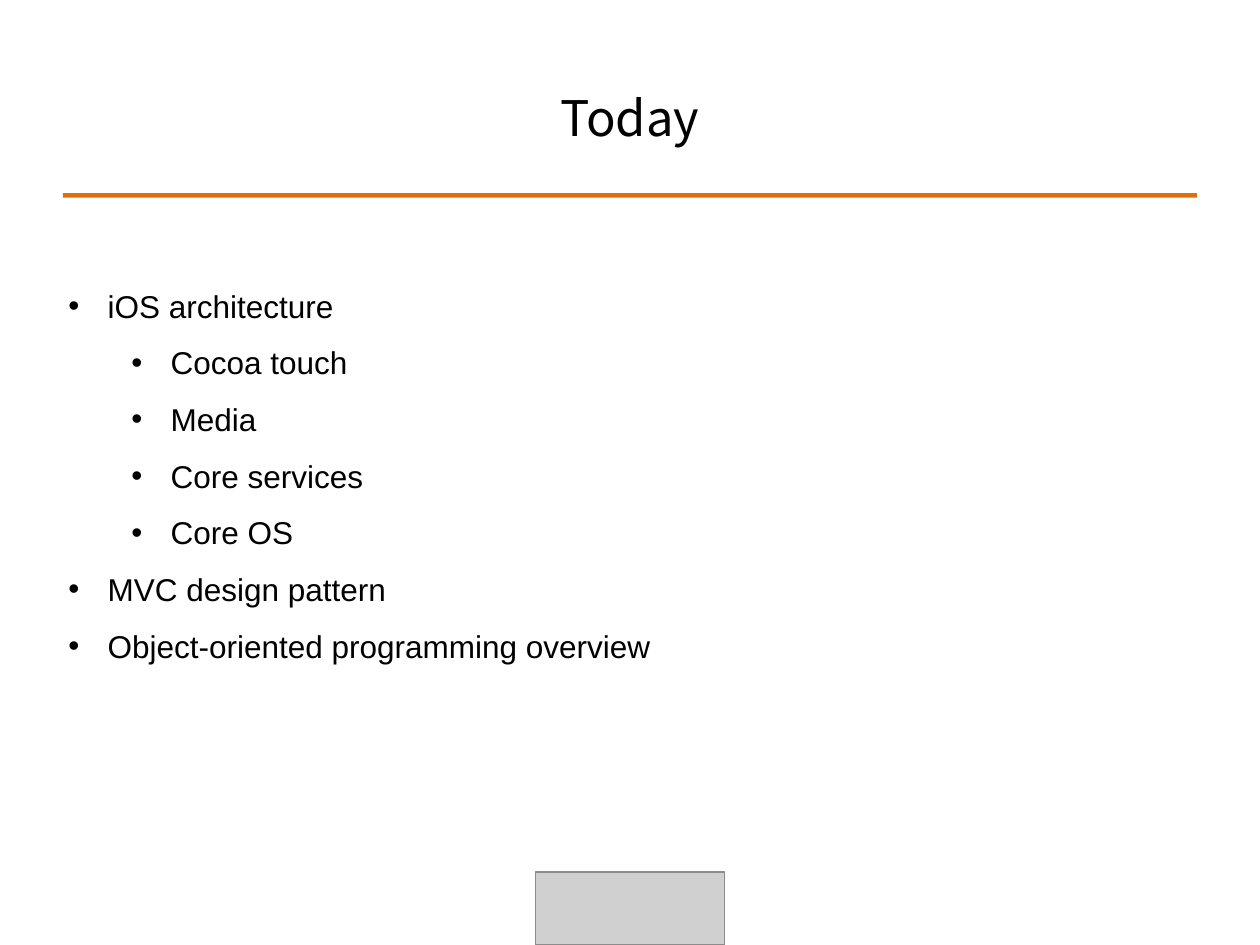
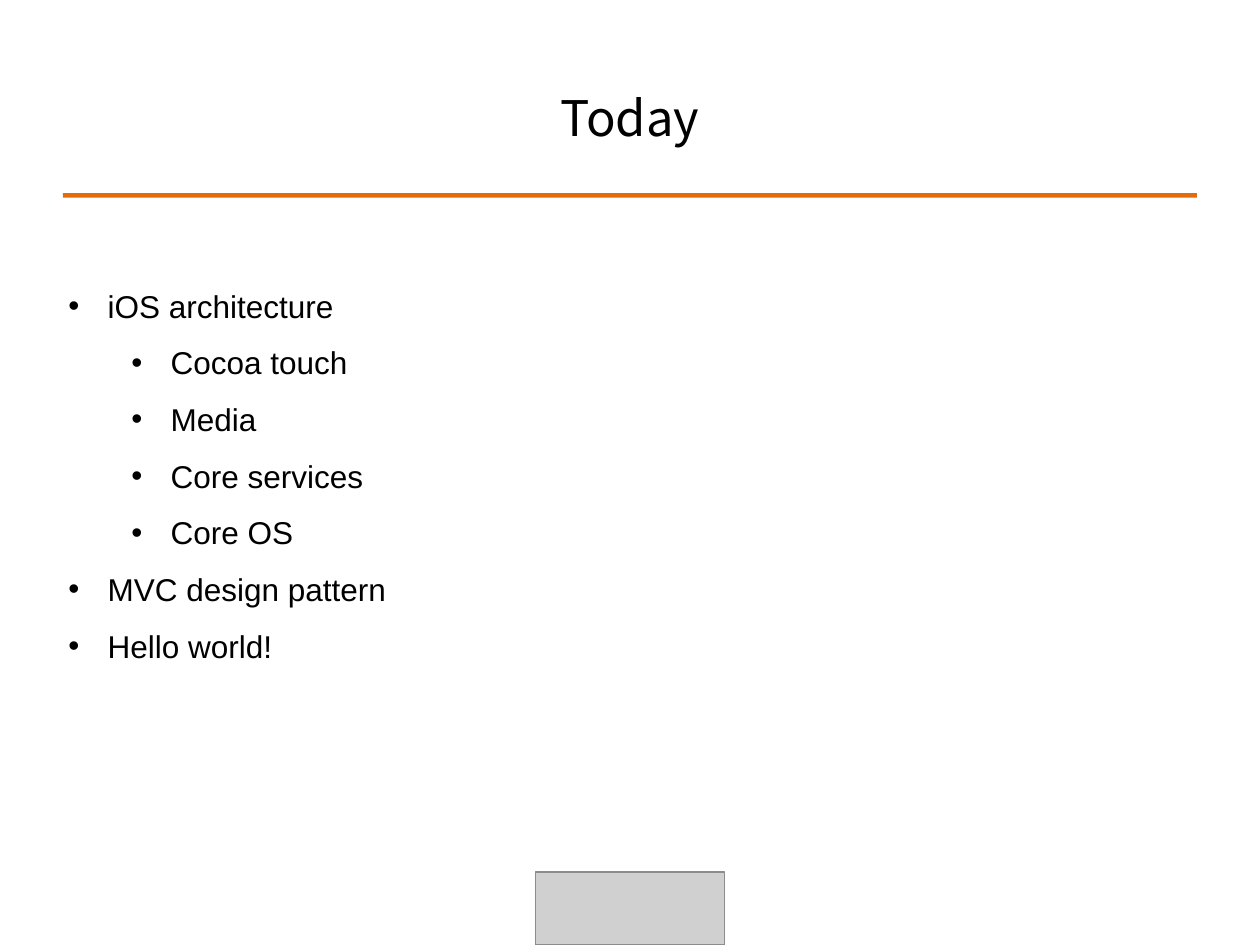
Before and after one commit to ALPHACamp/Camp-3-iOS-Dev, a slide deck: slide 3 of Class presentation/Week2 - Shyne/10-13-2014.ppt. Drawn at 1260x945 pixels with LibreOffice and Linux fonts; fonts in the diff are those of the drawing; grey boxes stand for pictures. Boxes give left, top, right and bottom in pixels: in the first picture for what was removed or moved away, otherwise in the second. Text is boxed around its words. In the diff, an @@ line names an element or a change of style, - is before the commit and + after.

Commit message:
upload 10-13-2014 slides

```diff
--- a/Class presentation/Week2 - Shyne/10-13-2014.ppt
+++ b/Class presentation/Week2 - Shyne/10-13-2014.ppt
@@ text at <box>108,635,272,659</box>: text changed @@
-• Object-oriented programming overview
+• Hello world!
```
Also in this commit, not shown: 1 other file.
